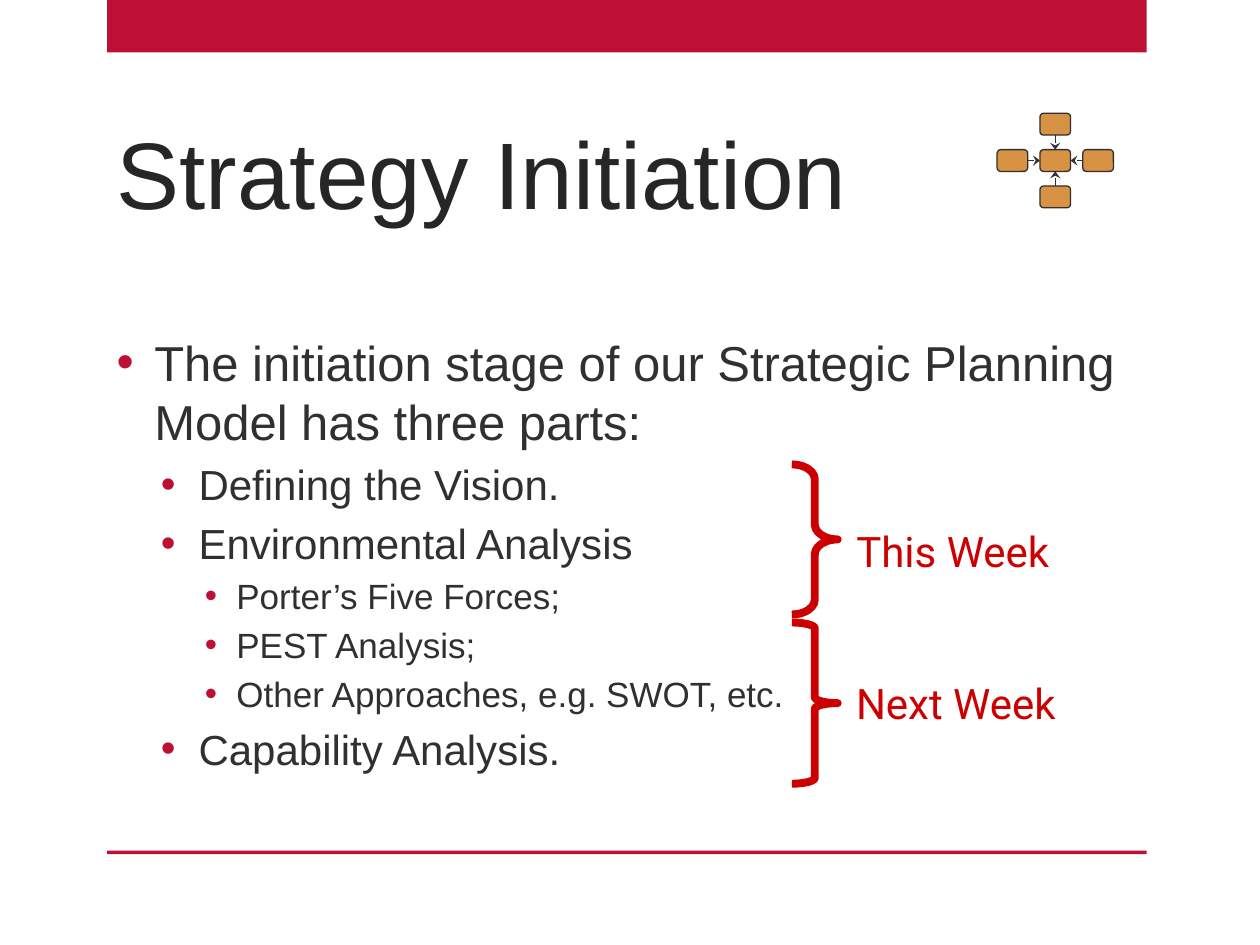
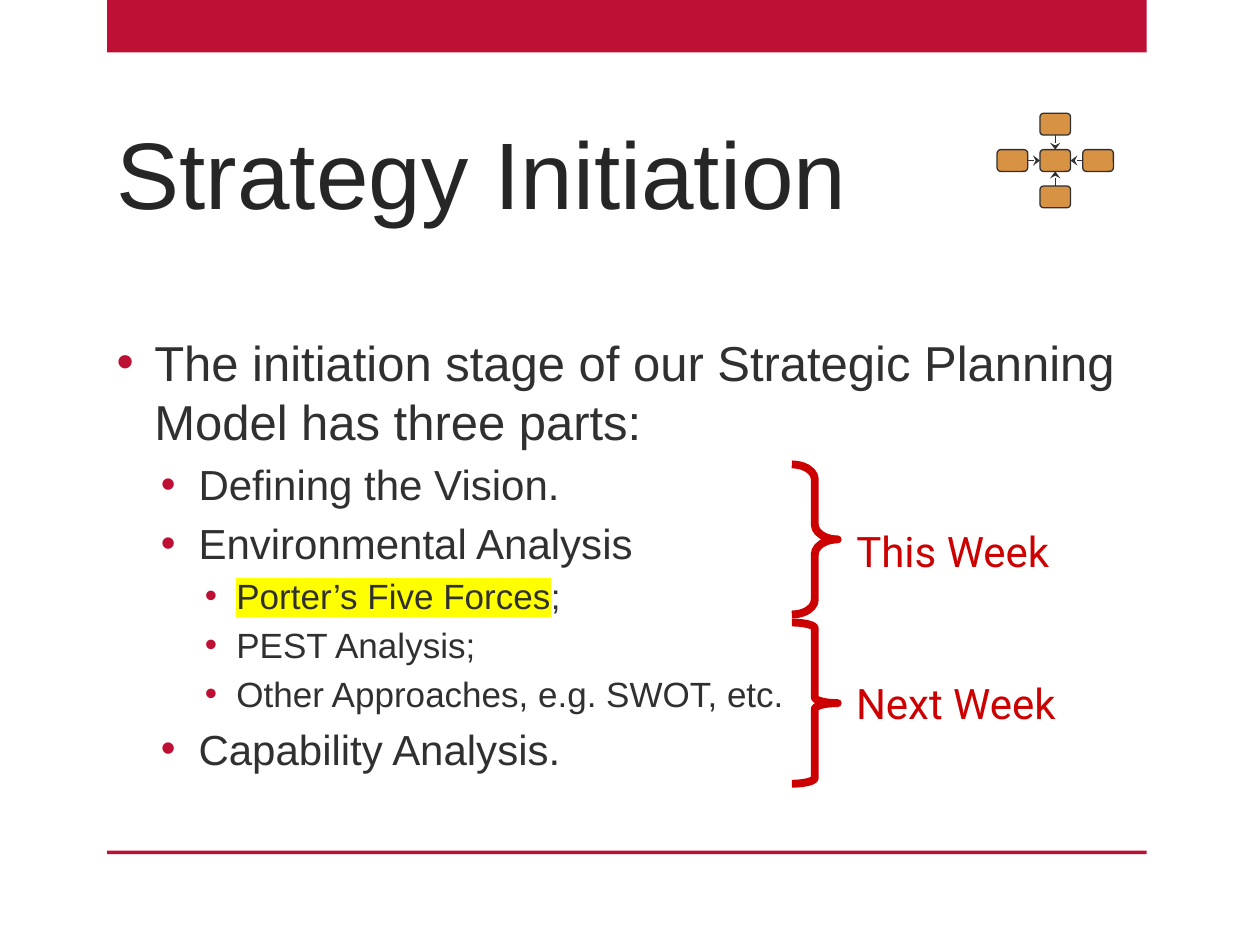
Before and after one commit to M4rk3h/uniWork, a slide deck: slide 6 of isManagement/week-2/IS3S661_Week02.pptx. Drawn at 1260x945 pixels with LibreOffice and Linux fonts; fonts in the diff are those of the drawing; background and template pictures are left out. Boxes give left, top, right and bottom in pixels: in the first picture for what was removed or moved away, otherwise in the second. Text is boxed around its words. In the diff, an @@ line names an element or a change of style, - is before the commit and + after.

```diff
--- a/isManagement/week-2/IS3S661_Week02.pptx
+++ b/isManagement/week-2/IS3S661_Week02.pptx
@@ text at [236, 581, 560, 616]: highlight none to #FFFF00 in "Porter’s Five Forces;" @@
```
Also in this commit, not shown: 4 other files.
